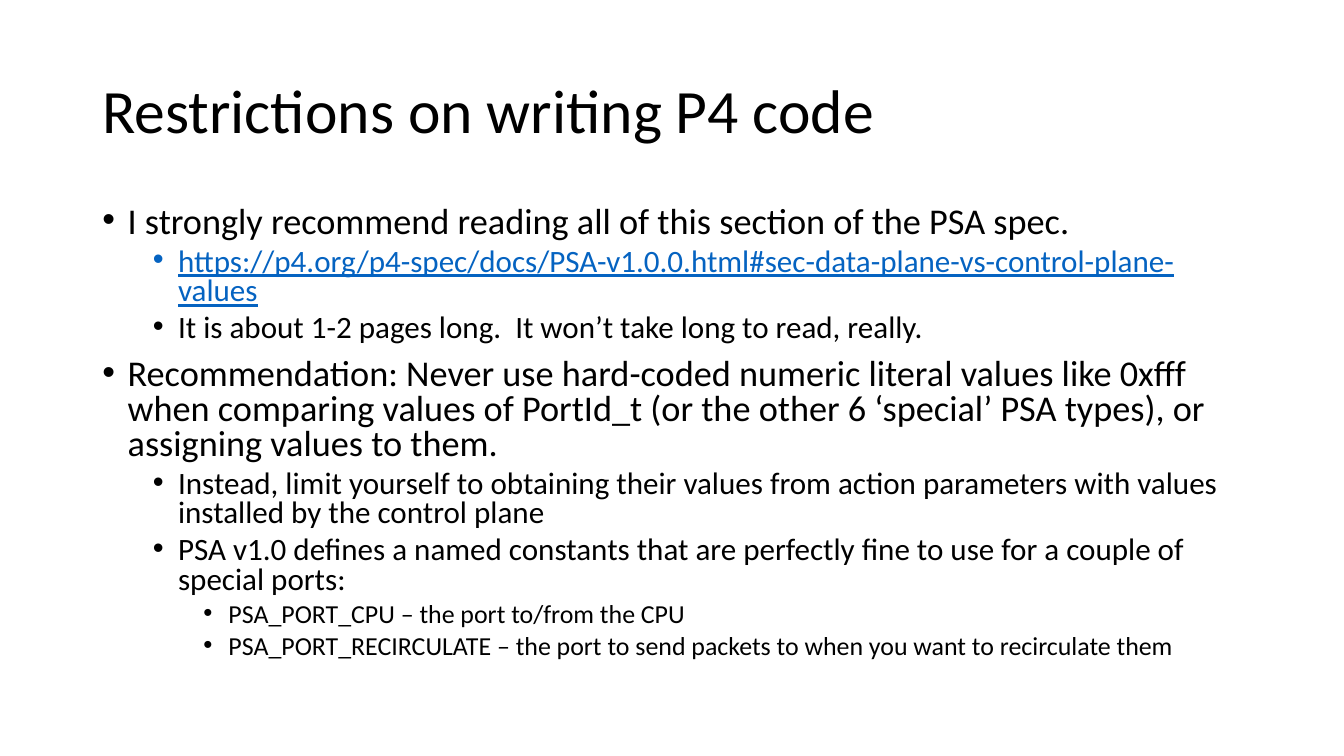
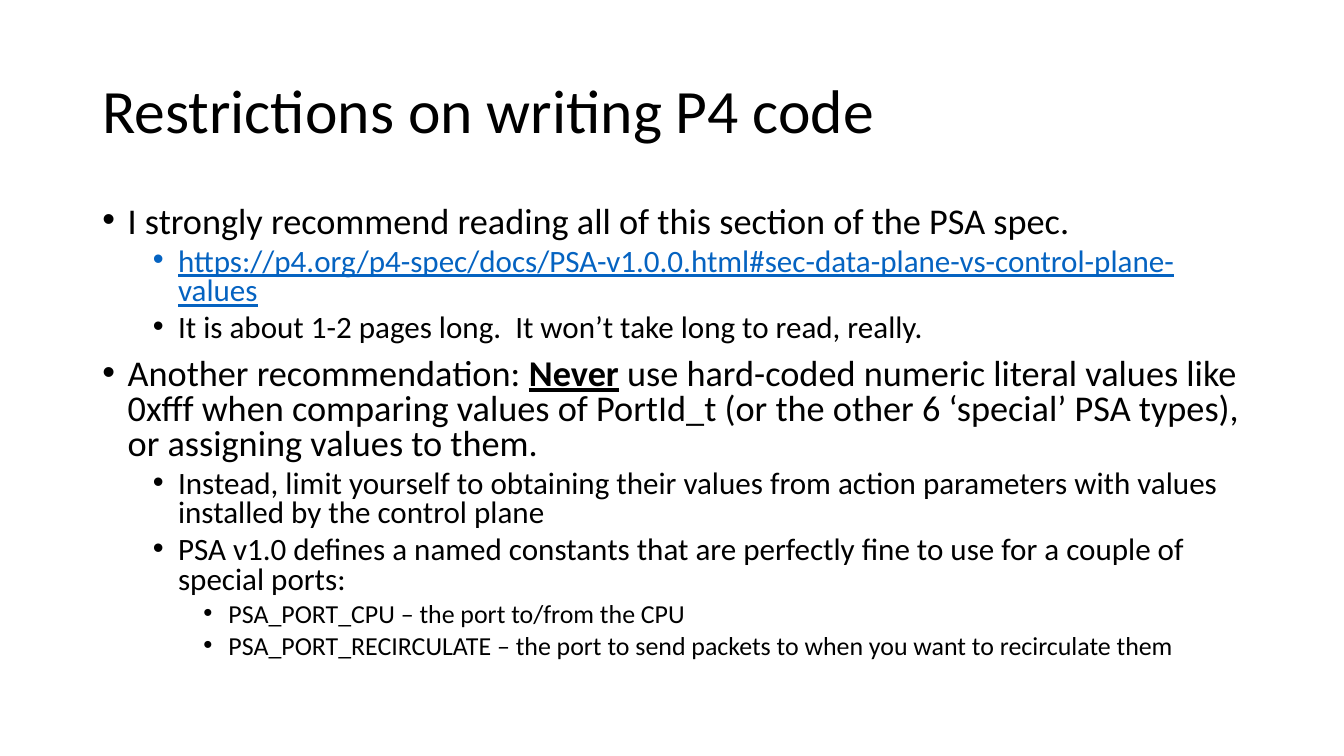
Before and after one commit to jafingerhut/p4-guide, a slide deck: slide 10 of docs/p4runtime-and-psa-target-specific-types.pptx (slide 7 before the commit). Drawn at 1344x756 pixels with LibreOffice and Linux fonts; fonts in the diff are those of the drawing. Boxes give left, top, right and bottom in pixels: in the first picture for what was removed or moved away, otherwise in the second. Text is boxed around its words. In the diff, an @@ line names an element or a change of style, - is before the commit and + after.

Commit message:
3 new slides at beginning with one picture, 4 new slides at end
A few small edits were made between those new slides, but I do not
recall them right now to list here.

```diff
--- a/docs/p4runtime-and-psa-target-specific-types.pptx
+++ b/docs/p4runtime-and-psa-target-specific-types.pptx
@@ text at <box>128,360,1239,463</box>: text changed @@
-• Recommendation: Never use hard-coded numeric literal values like 0xfff when comparing values of PortId_t (or the other 6 ‘special’ PSA types), or assigning values to them.
+• Another recommendation: Never use hard-coded numeric literal values like 0xfff when comparing values of PortId_t (or the other 6 ‘special’ PSA types), or assigning values to them.
```
Also in this commit, not shown: 7 other slides changed, 7 slides added.
